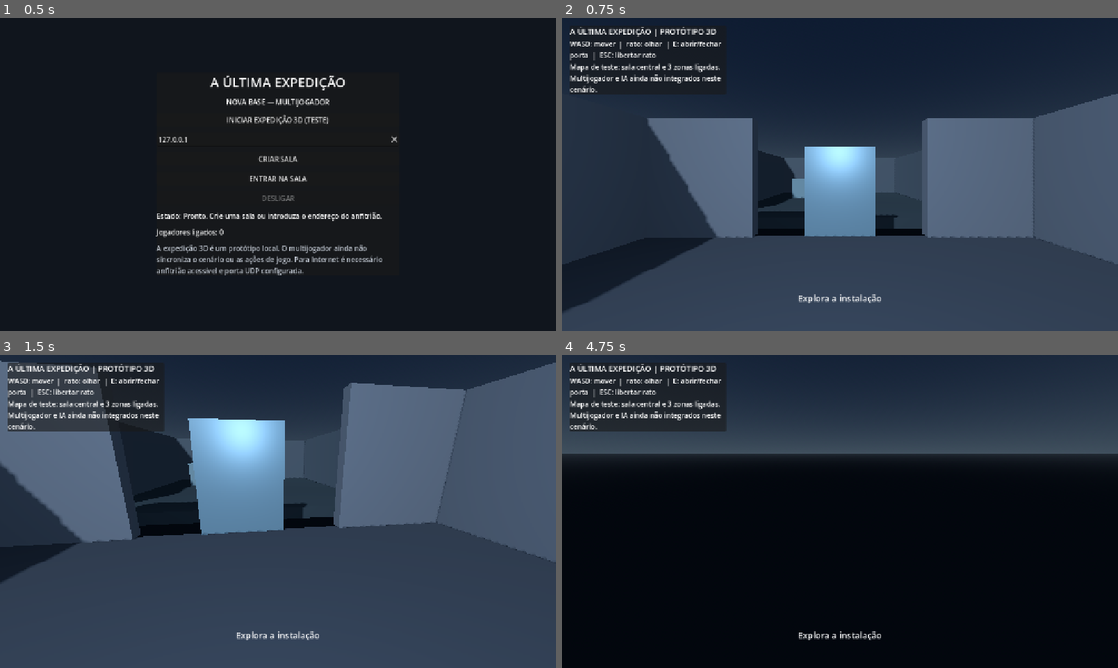
Above: before the commit, frames 1-4 (two rows, left to right).
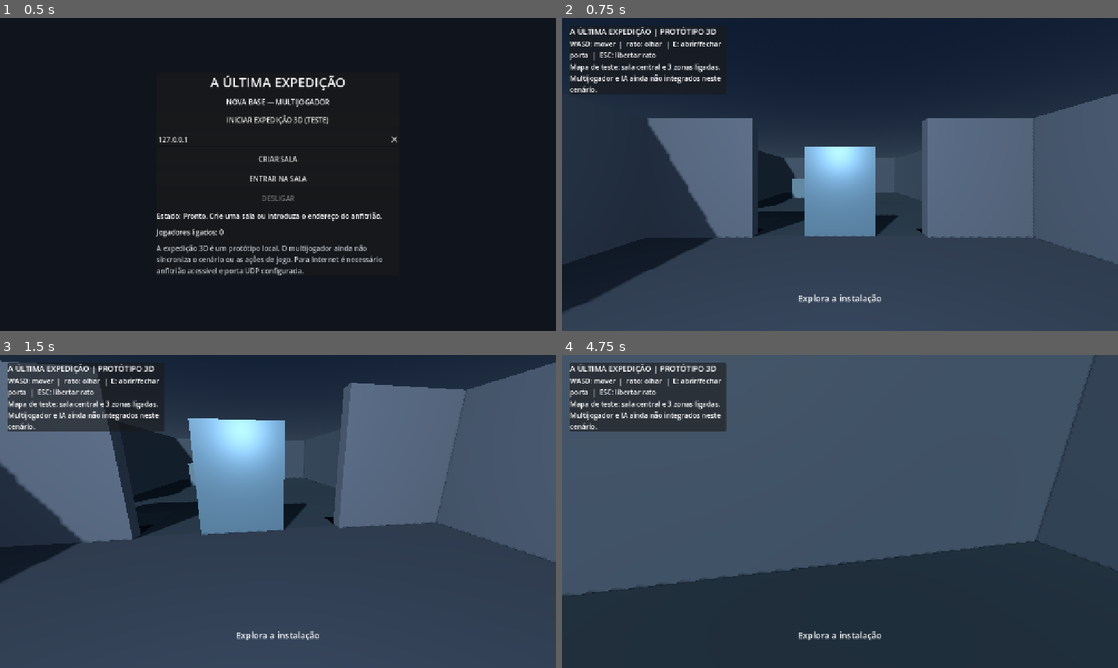
Above: after the commit, the same moments.

Repository: lufime/Valep-lis---Cidade-Viva-
Game: Godot game, scene res://scenes/main.tscn
Two runs of this game, one before a commit and one after it. Both use one fixed random seed, a clock stepped at 60 frames per second and the inputs below.
Inputs (mouse positions are in pixels of both pictures, inside the frame that each line leads up to):
- Up to frame 1 (0.5 s): no input
- Up to frame 2 (0.75 s): click "INICIAR EXPEDIÇÃO 3D (TESTE)" at 0.5 s
- Up to frame 3 (1.5 s): tap Enter at 1.25 s; move the mouse to (305, 511) at 1.27 s; hold W from 1.28 s (still down); tap E at 1.35 s; click (305, 511) at 1.42 s
- Up to frame 4 (4.75 s): keep holding W; move the mouse to (812, 511) at 2.02 s; tap E every 0.75 s from 2.1 to 4.35 s; move the mouse to (851, 505) at 2.77 s; move the mouse to (834, 517) at 3.52 s; click (834, 517) at 3.67 s; move the mouse to (878, 514) at 4.27 s

Frame 1 is identical in both runs. In frame 2, 0.4% of the frame differs, in the area x 35-66%, y 63-70%; in frame 3, 0.6%; in frame 4, 84%, in the area x 0-100%, y 0-100%.

Commit message:
Corrigir lacunas de piso nas três ligações entre zonas

Diff:
--- a/expedicao/scripts/expedition_3d.gd
+++ b/expedicao/scripts/expedition_3d.gd
@@ -49,6 +49,12 @@
 	_add_box("NorthRoomFloor", Vector3(0, -0.2, -12), Vector3(10, 0.4, 10), Color("#29343b"))
 	_add_box("EastRoomFloor", Vector3(12, -0.2, 0), Vector3(10, 0.4, 10), Color("#34333a"))
 	_add_box("SouthRoomFloor", Vector3(0, -0.2, 12), Vector3(10, 0.4, 10), Color("#2e353a"))
+
+	# Fill the 2 m gaps between the central room and each outer zone so
+	# players have continuous collision floor while crossing the doorways.
+	_add_box("NorthConnectorFloor", Vector3(0, -0.2, -6), Vector3(4.4, 0.4, 2), Color("#29343b"))
+	_add_box("EastConnectorFloor", Vector3(6, -0.2, 0), Vector3(2, 0.4, 4.4), Color("#34333a"))
+	_add_box("SouthConnectorFloor", Vector3(0, -0.2, 6), Vector3(4.4, 0.4, 2), Color("#2e353a"))
 
 	# Central room walls with openings at each connection.
 	_add_box("CentralWestWall", Vector3(-5, 1.5, 0), Vector3(0.3, 3, 10), Color("#505760"))
